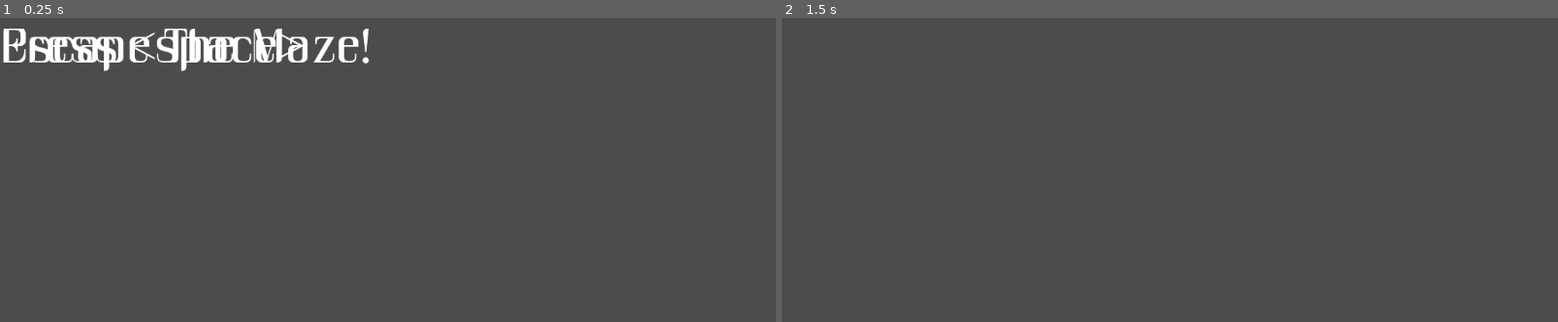
Above: before the commit, frames 1-2 (left to right).
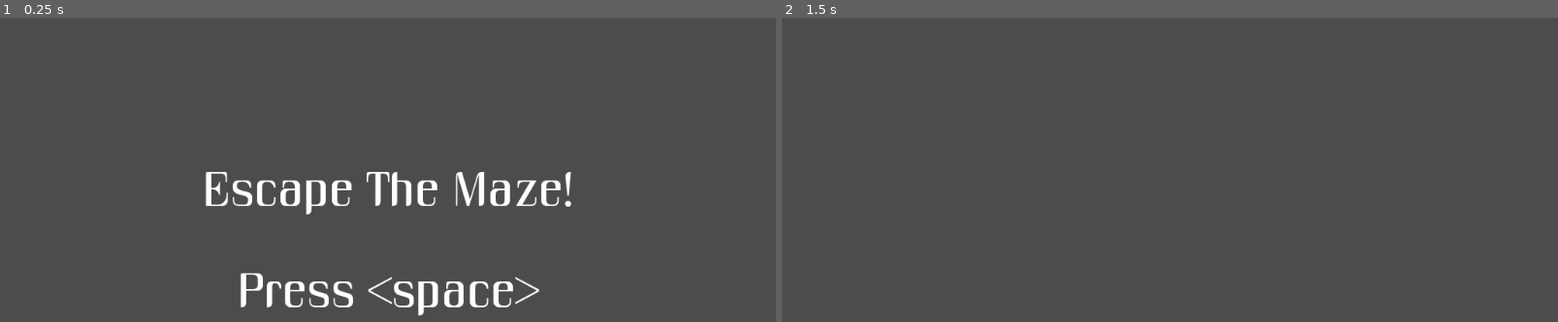
Above: after the commit, the same moments.

Repository: axvg/escape-the-maze
Game: Godot game, scene res://ui/start/StartScreen.tscn
The game is run twice, just before and just after one commit, with the same random seed, the same clock (stepped at 60 frames per second) and the same inputs.
Inputs:
- Up to frame 1 (0.25 s): no input
- Up to frame 2 (1.5 s): tap Space (ui_select) at 0.5, 0.77, 1.25 s; hold Right (right) 0.53-1.28 s; hold S (down) from 1.28 s (still down)

The runs differ from the first frame. In frame 1, 5.9% of the frame differs, in the area x 0-74%, y 3-99%; in frame 2, nothing differs.

Commit message:
update startscreen

Diff:
--- a/ui/start/StartScreen.tscn
+++ b/ui/start/StartScreen.tscn
@@ -8,25 +8,29 @@
 font_data = ExtResource( 1 )
 
 [node name="StartScreen" type="Control"]
-margin_right = 40.0
-margin_bottom = 40.0
+margin_right = 1024.0
+margin_bottom = 600.0
 script = ExtResource( 2 )
 
 [node name="Label" type="Label" parent="."]
 anchor_right = 1.0
 anchor_bottom = 1.0
+margin_bottom = -146.0
 custom_fonts/font = SubResource( 1 )
 text = "Escape The Maze!"
 align = 1
 valign = 1
 
 [node name="Label2" type="Label" parent="."]
-anchor_right = 1.0
+anchor_left = 0.5
+anchor_top = 1.0
+anchor_right = 0.5
 anchor_bottom = 1.0
+margin_left = -268.0
+margin_top = -337.0
+margin_right = 268.0
+margin_bottom = -202.0
 custom_fonts/font = SubResource( 1 )
 text = "Press <space>"
-align = 2
-valign = 1
-__meta__ = {
-"_edit_use_anchors_": true
-}
+align = 1
+valign = 2
